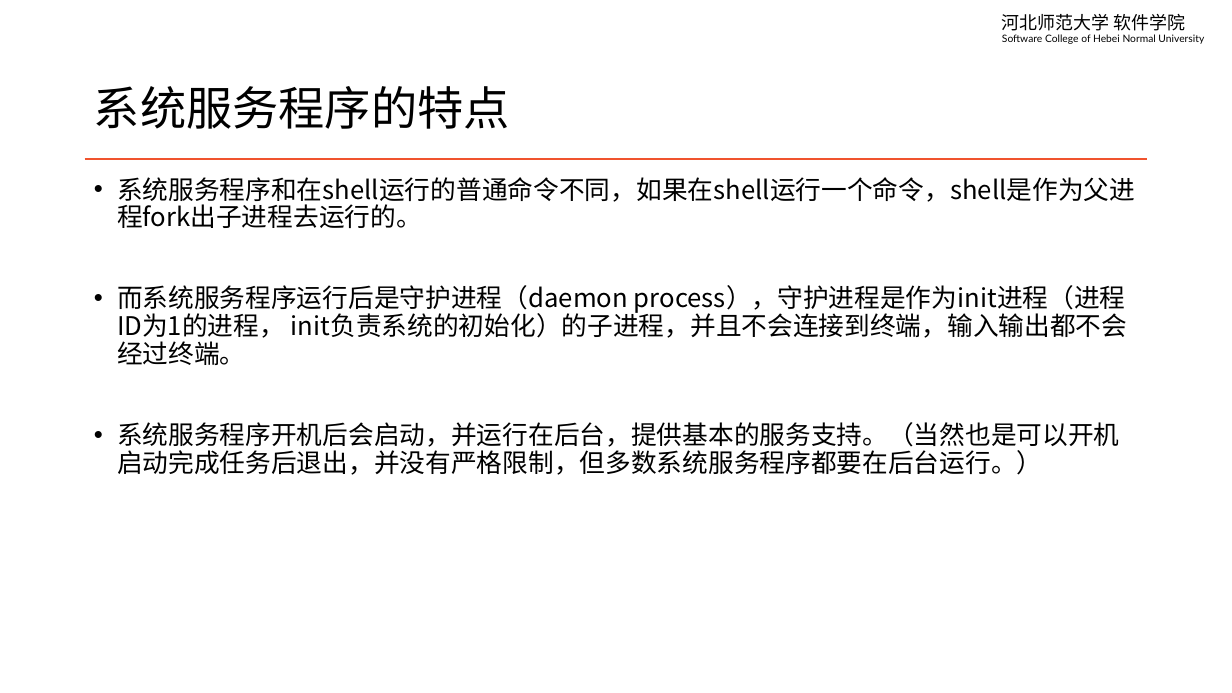
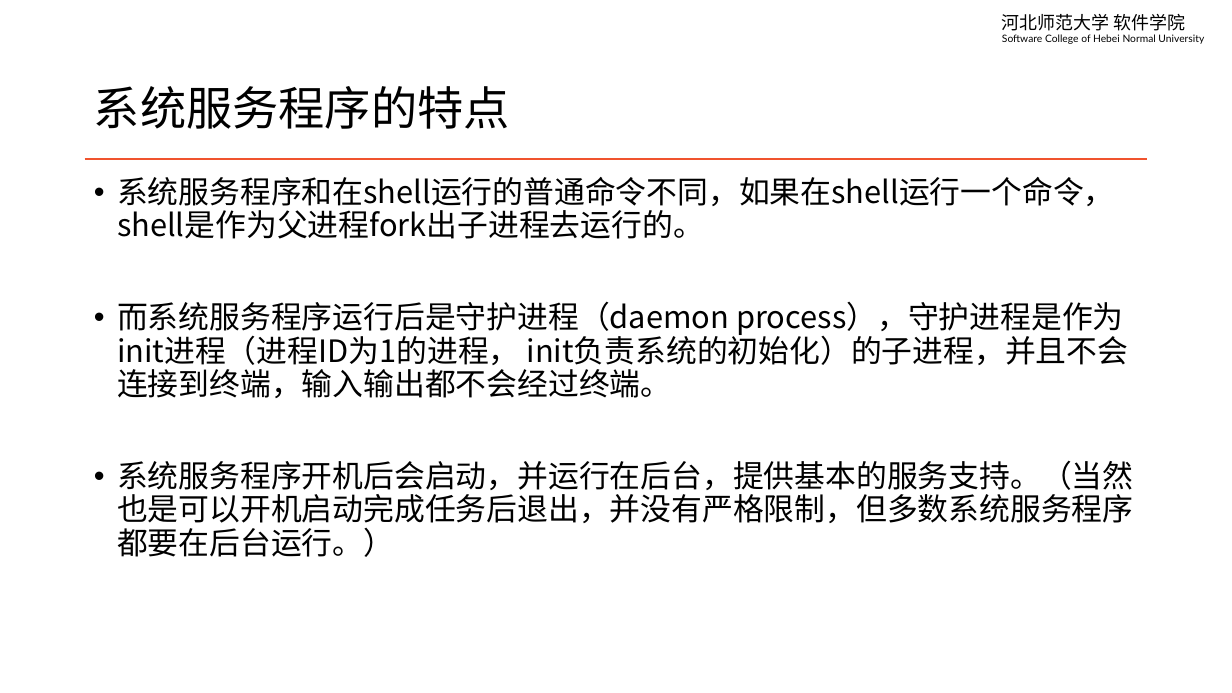
Before and after one commit to edu2act/course-linux-system, a slide deck: slide 2 of materials/slides/ch14-system-service.pptx. Drawn at 1232x693 pixels with LibreOffice and Linux fonts; fonts in the diff are those of the drawing. Boxes give left, top, right and bottom in pixels: in the first picture for what was removed or moved away, otherwise in the second. Text is boxed around its words. In the diff, an @@ line names an element or a change of style, - is before the commit and + after.

```diff
--- a/materials/slides/ch14-system-service.pptx
+++ b/materials/slides/ch14-system-service.pptx
@@ text "系统服务程序和在shell运行的普通命令不同，如果在shell运行一个命令，shell是作为父进程fork出子进程去运行 ..." at bbox=[117, 177, 1133, 557]: size 20 to 24 pt @@
```
Also in this commit, not shown: 2 other slides changed, 3 other files.
